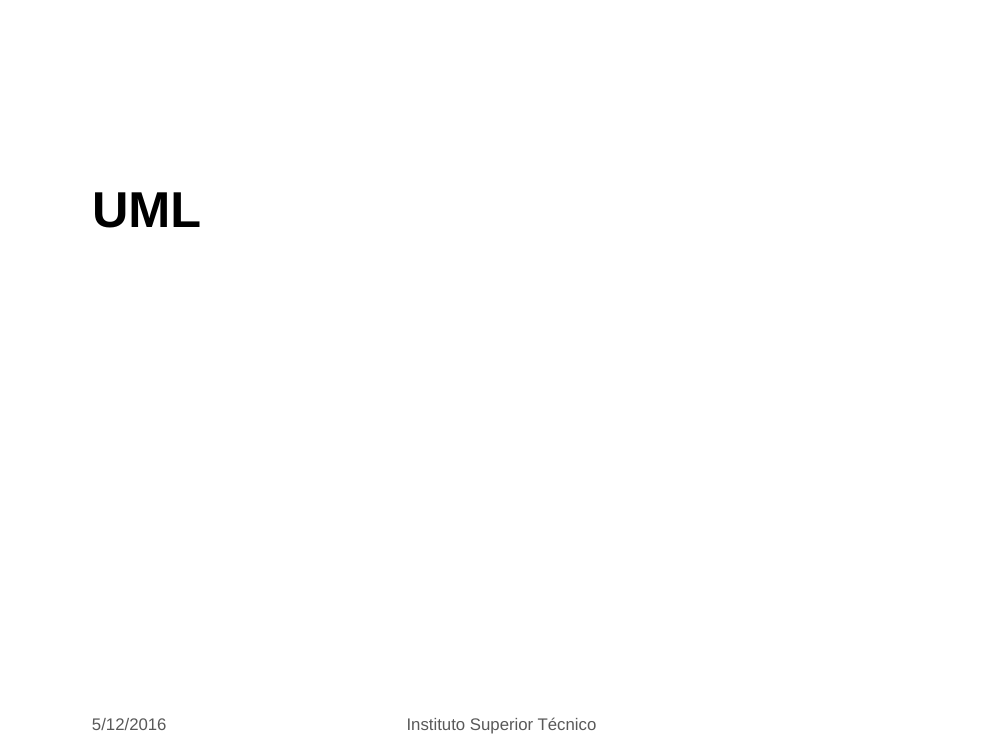
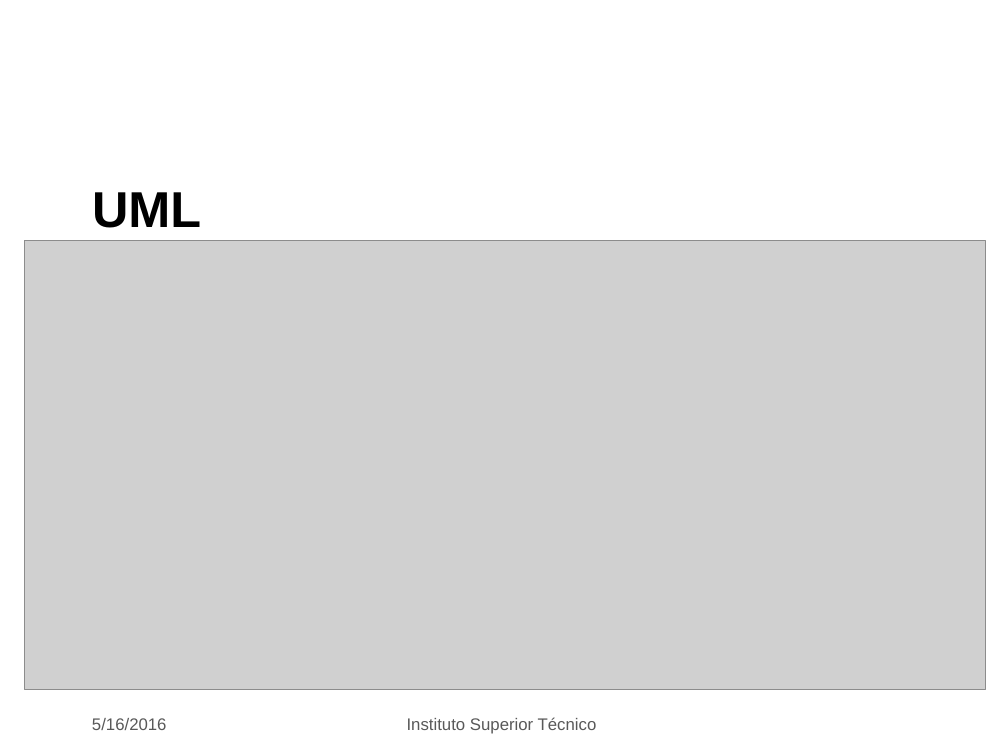
Before and after one commit to GAC27/PAva, a slide deck: slide 5 of p2.pptx. Drawn at 1008x756 pixels with LibreOffice and Linux fonts; fonts in the diff are those of the drawing; grey boxes stand for pictures; background and template pictures are left out. Boxes give left, top, right and bottom in pixels: in the first picture for what was removed or moved away, otherwise in the second. Text is boxed around its words. In the diff, an @@ line names an element or a change of style, - is before the commit and + after.

```diff
--- a/p2.pptx
+++ b/p2.pptx
@@ picture added at box(24, 241, 985, 689) @@
@@ text at box(92, 718, 167, 730): text changed @@
-5/12/2016
+5/16/2016
```
Also in this commit, not shown: 16 other slides changed, 3 other files.
